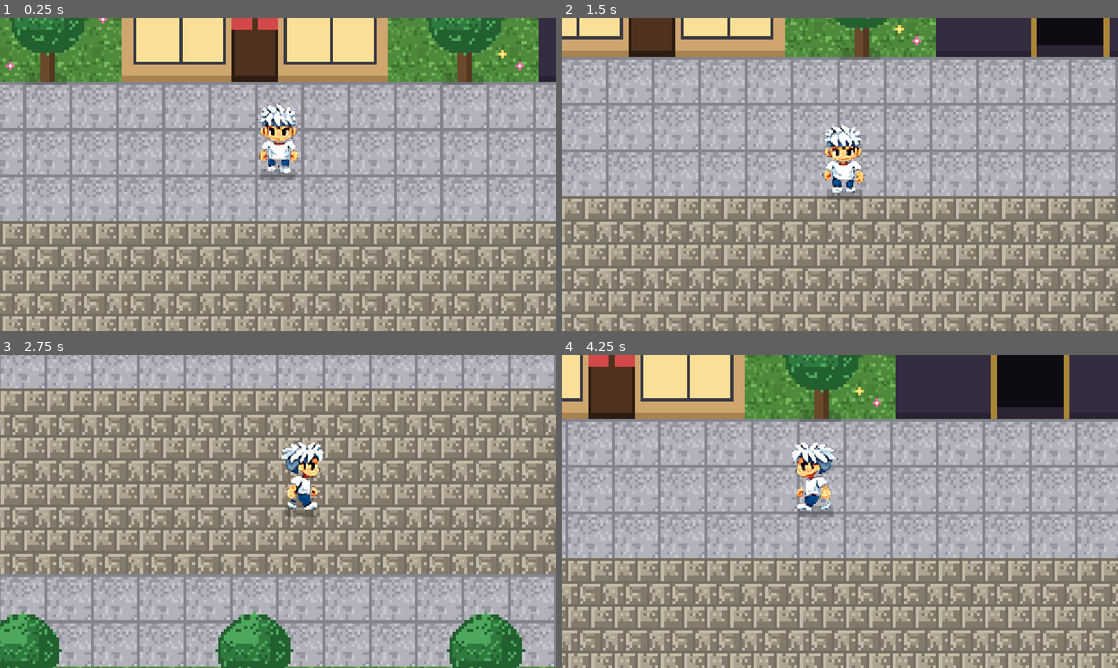
Above: before the commit, frames 1-4 (two rows, left to right).
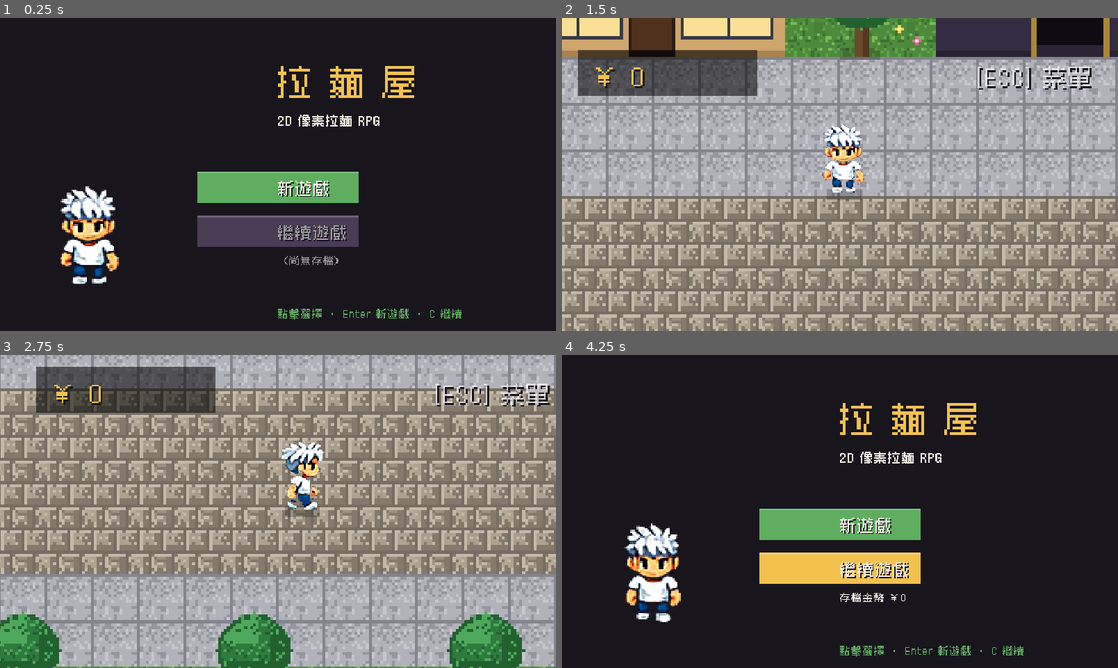
Above: after the commit, the same moments.

Repository: meloalright/ramen-ya
Game: Godot game, scene res://scenes/Menu.tscn
Same seed, same stepped clock (60 frames per second), same inputs: the game is played once before the commit and once after it. Before the commit the project starts from res://scenes/World.tscn.
Inputs (mouse positions are in pixels of both pictures, inside the frame that each line leads up to):
- Up to frame 1 (0.25 s): no input
- Up to frame 2 (1.5 s): tap Enter at 0.5, 0.6 s; move the mouse to (962, 158) at 0.52 s; hold D 0.53-1.28 s; click (962, 158) at 0.67 s; tap Space at 0.77, 1.07 s; tap C at 0.8, 1.35 s; move the mouse to (728, 190) at 1.27 s; hold S from 1.28 s (still down); click (728, 190) at 1.42 s
- Up to frame 3 (2.75 s): tap Space at 1.52, 1.82, 2.3 s; tap E at 1.55, 2.1 s; move the mouse to (333, 442) at 2.02 s; release S at 2.03 s; hold D from 2.03 s (still down); click (333, 442) at 2.17 s
- Up to frame 4 (4.25 s): move the mouse to (812, 574) at 2.77 s; release D at 2.78 s; hold W 2.78-3.53 s; tap Space at 2.85, 3.02, 3.32, 3.77, 4.07 s; click (812, 574) at 2.92 s; tap Enter at 3.05, 3.6 s; move the mouse to (1006, 558) at 3.52 s; hold A from 3.53 s (still down); click (1006, 558) at 3.67 s; tap C at 3.8 s; tap Escape at 4.15 s

The runs differ from the first frame. In frame 1, 100% of the frame differs, in the area x 0-100%, y 0-100%; in frame 2, 5.2%; in frame 3, 5.4%; in frame 4, 97%.

Commit message:
feat: main menu with New Game / Continue + save system
- new scenes/Menu.tscn (entry scene): 新遊戲 starts fresh, 繼續遊戲 loads
  the save (disabled when none exists), shows the saved coin total
- Game autoload (scripts/Game.gd) persists a coin wallet + the player's
  last overworld position to user://ramenya_save.json
- World spawns at the saved position, shows a ￥coins HUD, saves on
  entering a building, and ESC returns to the menu
- cooking tips now bank into the persistent wallet
- font subset + main_scene updated

Co-Authored-By: Claude Opus 4.8 (1M context) <noreply@anthropic.com>

Diff:
--- a/project.godot
+++ b/project.godot
@@ -7,12 +7,13 @@
 
 config/name="RAMEN-YA"
 config/description="A 2D pixel-art ramen-shop management game demo."
-run/main_scene="res://scenes/World.tscn"
+run/main_scene="res://scenes/Menu.tscn"
 config/features=PackedStringArray("4.3", "GL Compatibility")
 config/icon="res://icon.svg"
 
 [autoload]
 
+Game="*res://scripts/Game.gd"
 Music="*res://scripts/Music.gd"
 
 [display]
--- /dev/null
+++ b/scenes/Menu.tscn
@@ -0,0 +1,6 @@
+[gd_scene load_steps=2 format=3 uid="uid://b1ramenya0menu01"]
+
+[ext_resource type="Script" path="res://scripts/Menu.gd" id="1_menu"]
+
+[node name="Menu" type="Node2D"]
+script = ExtResource("1_menu")
--- /dev/null
+++ b/scripts/Game.gd
@@ -0,0 +1,60 @@
+extends Node
+# =====================================================================
+#  Persistent game state + save/load (autoload singleton "Game").
+#  Saved to user://ramenya_save.json — a coin wallet that grows from
+#  cooking, and the player's last overworld position (for Continue).
+# =====================================================================
+
+const PATH := "user://ramenya_save.json"
+
+var coins: int = 0
+var world_pos := Vector2.ZERO
+var has_pos := false
+
+
+func has_save() -> bool:
+	return FileAccess.file_exists(PATH)
+
+
+func new_game() -> void:
+	coins = 0
+	world_pos = Vector2.ZERO
+	has_pos = false
+	save()
+
+
+func save() -> void:
+	var f := FileAccess.open(PATH, FileAccess.WRITE)
+	if f == null:
+		return
+	f.store_string(JSON.stringify({
+		"coins": coins, "x": world_pos.x, "y": world_pos.y, "has_pos": has_pos,
+	}))
+	f.close()
+
+
+func load_game() -> bool:
+	if not has_save():
+		return false
+	var f := FileAccess.open(PATH, FileAccess.READ)
+	if f == null:
+		return false
+	var d = JSON.parse_string(f.get_as_text())
+	f.close()
+	if typeof(d) != TYPE_DICTIONARY:
+		return false
+	coins = int(d.get("coins", 0))
+	world_pos = Vector2(float(d.get("x", 0.0)), float(d.get("y", 0.0)))
+	has_pos = bool(d.get("has_pos", false))
+	return true
+
+
+func add_coins(n: int) -> void:
+	coins = max(0, coins + n)
+	save()
+
+
+func remember_pos(p: Vector2) -> void:
+	world_pos = p
+	has_pos = true
+	save()
--- a/scripts/Main.gd
+++ b/scripts/Main.gd
@@ -331,12 +331,14 @@
 		var tip: int = 60 + int(round(c.patience / c.max_patience * 50.0)) + 12 * want_n
 		money += tip
 		served += 1
+		Game.add_coins(tip)                 # bank into the persistent wallet
 		_spawn_float(Vector2(seat_x[selected_seat], 60), "+" + str(tip), COL_GREEN)
 		flash = 0.2
 		flash_col = COL_GREEN
 	else:
 		money = max(0, money - 30)
 		reputation -= 1
+		Game.add_coins(-30)
 		_spawn_float(Vector2(seat_x[selected_seat], 60), "錯了！ -30", COL_RED)
 		flash = 0.25
 		flash_col = COL_RED
--- /dev/null
+++ b/scripts/Menu.gd
@@ -0,0 +1,139 @@
+extends Node2D
+# =====================================================================
+#  RAMEN-YA — MAIN MENU
+#  新遊戲 (New Game) starts fresh; 繼續遊戲 (Continue) loads the save.
+# =====================================================================
+
+const W := 480
+const H := 270
+
+const NEW_RECT := Rect2(170, 132, 140, 28)
+const CONT_RECT := Rect2(170, 170, 140, 28)
+
+const COL_BG    := Color("231f28")
+const COL_WHITE := Color("f4f0e6")
+const COL_INK   := Color("1a1620")
+const COL_YELLOW:= Color("f2c14e")
+const COL_GREEN := Color("5fae5f")
+const COL_GREY  := Color("4a3c54")
+const COL_RED   := Color("c23b3b")
+
+var font: Font
+var stall_tex: Texture2D
+var chef_tex: Texture2D
+const CHEF_FW := 52
+const CHEF_FH := 68
+const CHEF_SEQ := [0, 1, 2, 3]
+var anim := 0.0
+var idx := 0
+var blink := 0.0
+
+
+func _ready() -> void:
+	font = _make_font()
+	if ResourceLoader.exists("res://assets/chef_sheet.png"):
+		chef_tex = load("res://assets/chef_sheet.png")
+	if ResourceLoader.exists("res://assets/env/ramen_stall.png"):
+		stall_tex = load("res://assets/env/ramen_stall.png")
+	if Game.has_save():
+		Game.load_game()        # pre-load so the menu can show the saved coins
+	set_process(true)
+
+
+func _make_font() -> Font:
+	if ResourceLoader.exists("res://assets/fonts/zpix.ttf"):
+		var f = load("res://assets/fonts/zpix.ttf")
+		if f is FontFile:
+			f.antialiasing = TextServer.FONT_ANTIALIASING_NONE
+			f.hinting = TextServer.HINTING_NONE
+			f.subpixel_positioning = TextServer.SUBPIXEL_POSITIONING_DISABLED
+		return f
+	return ThemeDB.fallback_font
+
+
+func _process(delta: float) -> void:
+	blink += delta
+	anim += delta
+	if anim > 0.18:
+		anim -= 0.18
+		idx = (idx + 1) % CHEF_SEQ.size()
+	queue_redraw()
+
+
+func _unhandled_input(event: InputEvent) -> void:
+	if event is InputEventMouseButton and event.pressed and event.button_index == MOUSE_BUTTON_LEFT:
+		_click(get_global_mouse_position())
+	elif event is InputEventKey and event.pressed and not event.echo:
+		if event.keycode == KEY_ENTER or event.keycode == KEY_SPACE:
+			_new_game()
+		elif event.keycode == KEY_C and Game.has_save():
+			_continue()
+
+
+func _click(p: Vector2) -> void:
+	if NEW_RECT.has_point(p):
+		_new_game()
+	elif CONT_RECT.has_point(p) and Game.has_save():
+		_continue()
+
+
+func _new_game() -> void:
+	Game.new_game()
+	get_tree().change_scene_to_file("res://scenes/World.tscn")
+
+
+func _continue() -> void:
+	Game.load_game()
+	get_tree().change_scene_to_file("res://scenes/World.tscn")
+
+
+# =====================================================================
+func _draw() -> void:
+	draw_rect(Rect2(0, 0, W, H), COL_BG)
+	# stall art as a faint backdrop strip
+	if stall_tex != null:
+		var sw := 472.0
+		var sh := sw * stall_tex.get_height() / float(stall_tex.get_width())
+		draw_texture_rect(stall_tex, Rect2((W - sw) / 2.0, 2, sw, sh), false, Color(1, 1, 1, 0.4))
+	draw_rect(Rect2(0, 0, W, H), Color(0.07, 0.06, 0.09, 0.62))
+
+	# title
+	_ctext("拉 麵 屋", Vector2(240, 64), 30, COL_YELLOW)
+	_ctext("2D 像素拉麵 RPG", Vector2(240, 92), 11, COL_WHITE)
+
+	# walking chef on the left
+	_draw_chef(Vector2(78, 232), 92)
+
+	# buttons
+	_button(NEW_RECT, "新遊戲", COL_GREEN, true)
+	var has := Game.has_save()
+	_button(CONT_RECT, "繼續遊戲", COL_YELLOW if has else COL_GREY, has)
+	if has:
+		_ctext("存檔金幣 ￥" + str(Game.coins), Vector2(240, 212), 9, COL_WHITE)
+	else:
+		_ctext("（尚無存檔）", Vector2(240, 212), 9, Color(1, 1, 1, 0.55))
+
+	_ctext("點擊選擇 ・ Enter 新遊戲 ・ C 繼續", Vector2(240, 258), 9,
+		COL_GREEN if int(blink * 2.0) % 2 == 0 else COL_WHITE)
+
+
+func _button(r: Rect2, label: String, base: Color, enabled: bool) -> void:
+	draw_rect(r, base if enabled else COL_GREY)
+	draw_rect(Rect2(r.position, Vector2(r.size.x, 2)), Color(1, 1, 1, 0.2))
+	draw_rect(r, COL_INK, false, 1.0)
+	var col := COL_WHITE if enabled else Color(1, 1, 1, 0.5)
+	_ctext(label, Vector2(r.position.x + r.size.x / 2, r.position.y + r.size.y / 2 + 5), 14, col)
+
+
+func _draw_chef(center_bottom: Vector2, h: float) -> void:
+	if chef_tex == null:
+		return
+	var col: int = CHEF_SEQ[idx]
+	var src := Rect2(col * CHEF_FW, 0, CHEF_FW, CHEF_FH)   # row 0 = facing down
+	var w := CHEF_FW / float(CHEF_FH) * h
+	draw_texture_rect_region(chef_tex, Rect2(center_bottom.x - w / 2.0, center_bottom.y - h, w, h), src)
+
+
+func _ctext(s: String, pos: Vector2, size: int, col: Color) -> void:
+	draw_string(font, pos + Vector2(1, 1), s, HORIZONTAL_ALIGNMENT_CENTER, -1, size, COL_INK)
+	draw_string(font, pos, s, HORIZONTAL_ALIGNMENT_CENTER, -1, size, col)
--- a/scripts/World.gd
+++ b/scripts/World.gd
@@ -107,8 +107,10 @@
 		chef_tex = load("res://assets/chef_sheet.png")
 	_load_world_tiles()
 	_build_map()
-	# spawn on the path just south of the shop door
-	if door_cell.x >= 0:
+	# spawn: saved position (Continue) or just south of the shop door (new)
+	if Game.has_pos:
+		player_pos = Game.world_pos
+	elif door_cell.x >= 0:
 		player_pos = Vector2(door_cell.x * TILE + TILE / 2.0, (door_cell.y + 3) * TILE)
 	else:
 		player_pos = Vector2(MAP_W * TILE / 2.0, MAP_H * TILE / 2.0)
@@ -345,6 +347,9 @@
 				_enter_shop()
 			elif near_tower:
 				_enter_tower()
+		elif event.keycode == KEY_ESCAPE:
+			Game.remember_pos(player_pos)
+			get_tree().change_scene_to_file("res://scenes/Menu.tscn")
 	elif event is InputEventMouseButton and event.pressed and event.button_index == MOUSE_BUTTON_LEFT:
 		# (touch is delivered as a mouse button too — emulate_mouse_from_touch)
 		_on_pointer(get_global_mouse_position())
@@ -377,10 +382,12 @@
 
 
 func _enter_shop() -> void:
+	Game.remember_pos(player_pos)
 	get_tree().change_scene_to_file("res://scenes/Shop.tscn")
 
 
 func _enter_tower() -> void:
+	Game.remember_pos(player_pos)
 	get_tree().change_scene_to_file("res://scenes/Tower.tscn")
 
 
@@ -426,6 +433,12 @@
 	elif near_tower:
 		_draw_hint("[E] 進入")
 
+	# screen-space HUD pinned to the top-left of the view
+	var vtl: Vector2 = cam.position - get_viewport_rect().size / (2.0 * cam.zoom)
+	draw_rect(Rect2(vtl.x + 4, vtl.y + 4, 62, 16), Color(0, 0, 0, 0.55))
+	_wtext("￥ " + str(Game.coins), vtl + Vector2(9, 16), 9, C_YELLOW)
+	_wtext("[ESC] 菜單", vtl + Vector2(get_viewport_rect().size.x / cam.zoom.x - 50, 16), 8, Color(1, 1, 1, 0.7))
+
 
 func _visible_tile_rect() -> Rect2i:
 	var vsize := get_viewport_rect().size / cam.zoom
Binary file changed: assets/fonts/zpix.ttf
Not shown, changed: README.md
